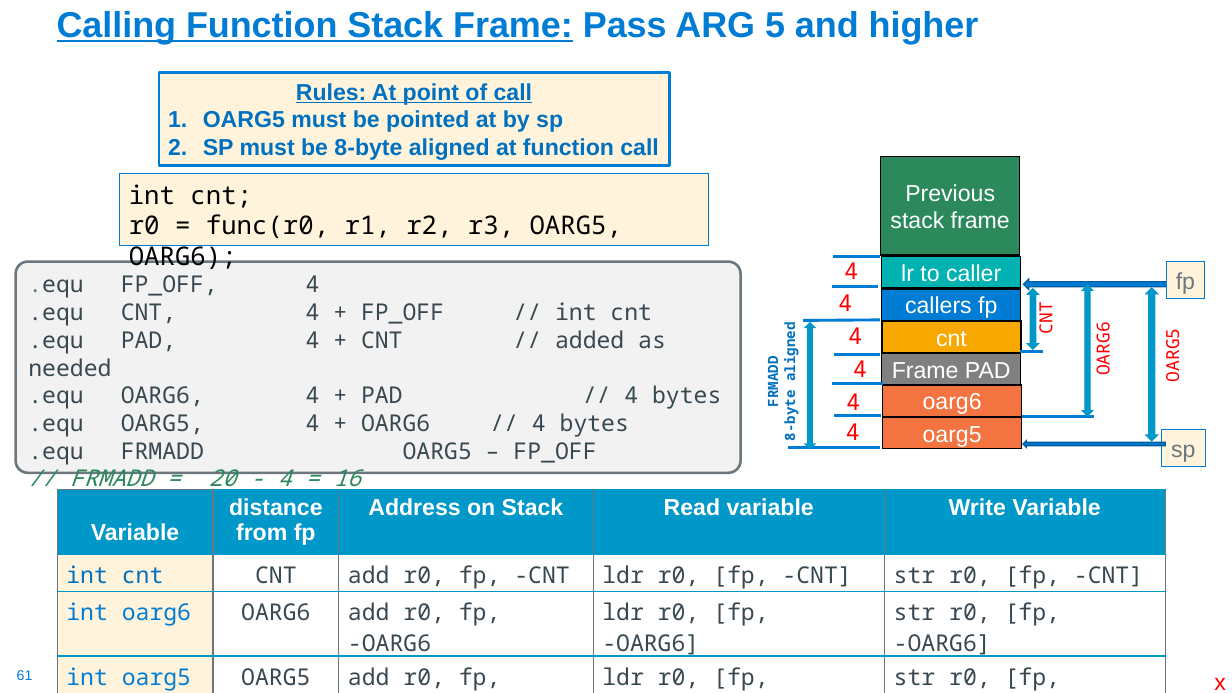
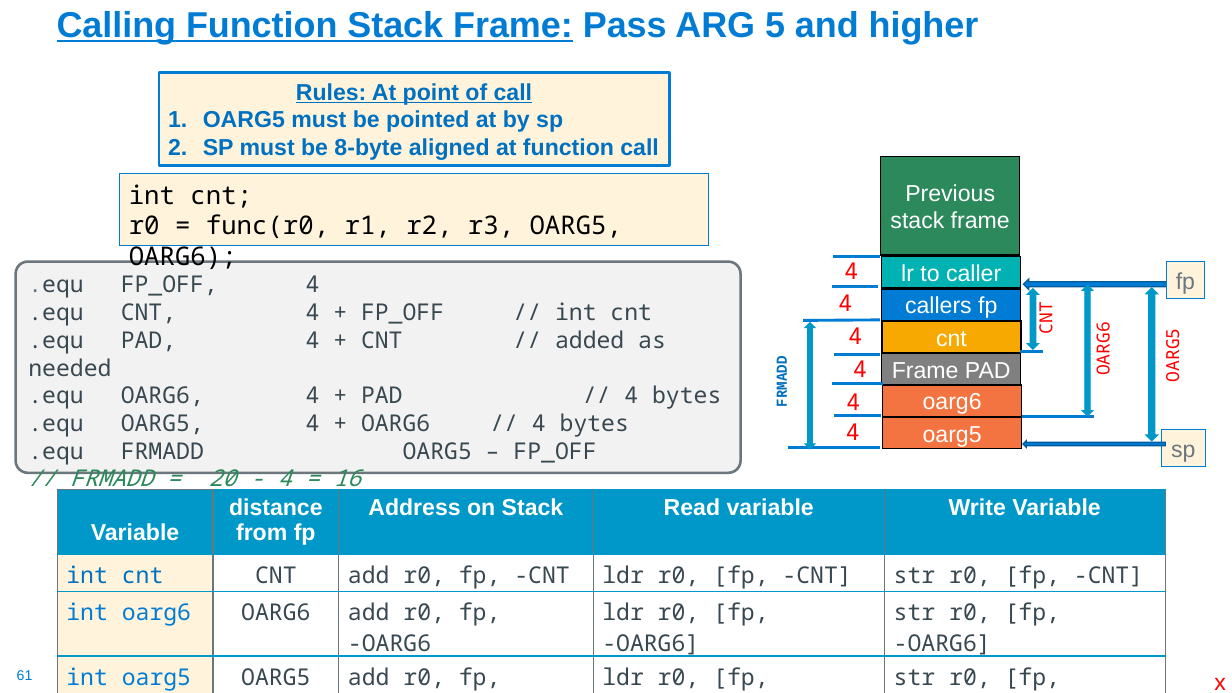
Before and after one commit to cse30-sp24/Muller-Slides, a slide deck: slide 61 of 07-Arm-Part4.pptx. Drawn at 1232x693 pixels with LibreOffice and Linux fonts; fonts in the diff are those of the drawing. Boxes give left, top, right and bottom in pixels: in the first picture for what was removed or moved away, otherwise in the second. Text is boxed around its words. In the diff, an @@ line names an element or a change of style, - is before the commit and + after.

```diff
--- a/07-Arm-Part4.pptx
+++ b/07-Arm-Part4.pptx
@@ text "FRMADD" moved from (x1=763, y1=327, x2=799, y2=440) to (x1=772, y1=361, x2=791, y2=406) @@
@@ text at (x1=780, y1=327, x2=799, y2=440): paragraph removed @@
-8-byte aligned
```
Also in this commit, not shown: 3 other slides changed, 3 other files.
